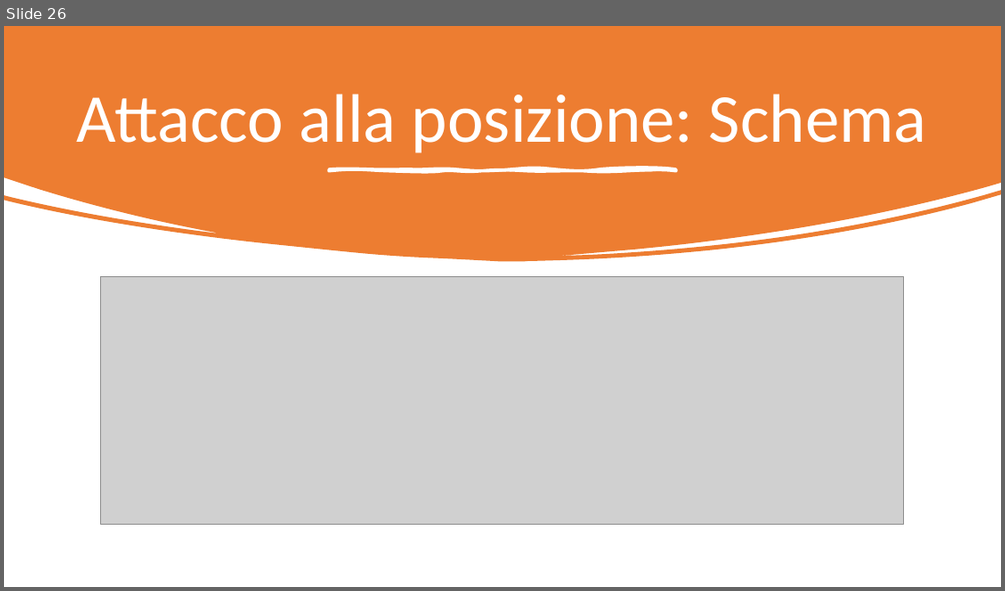
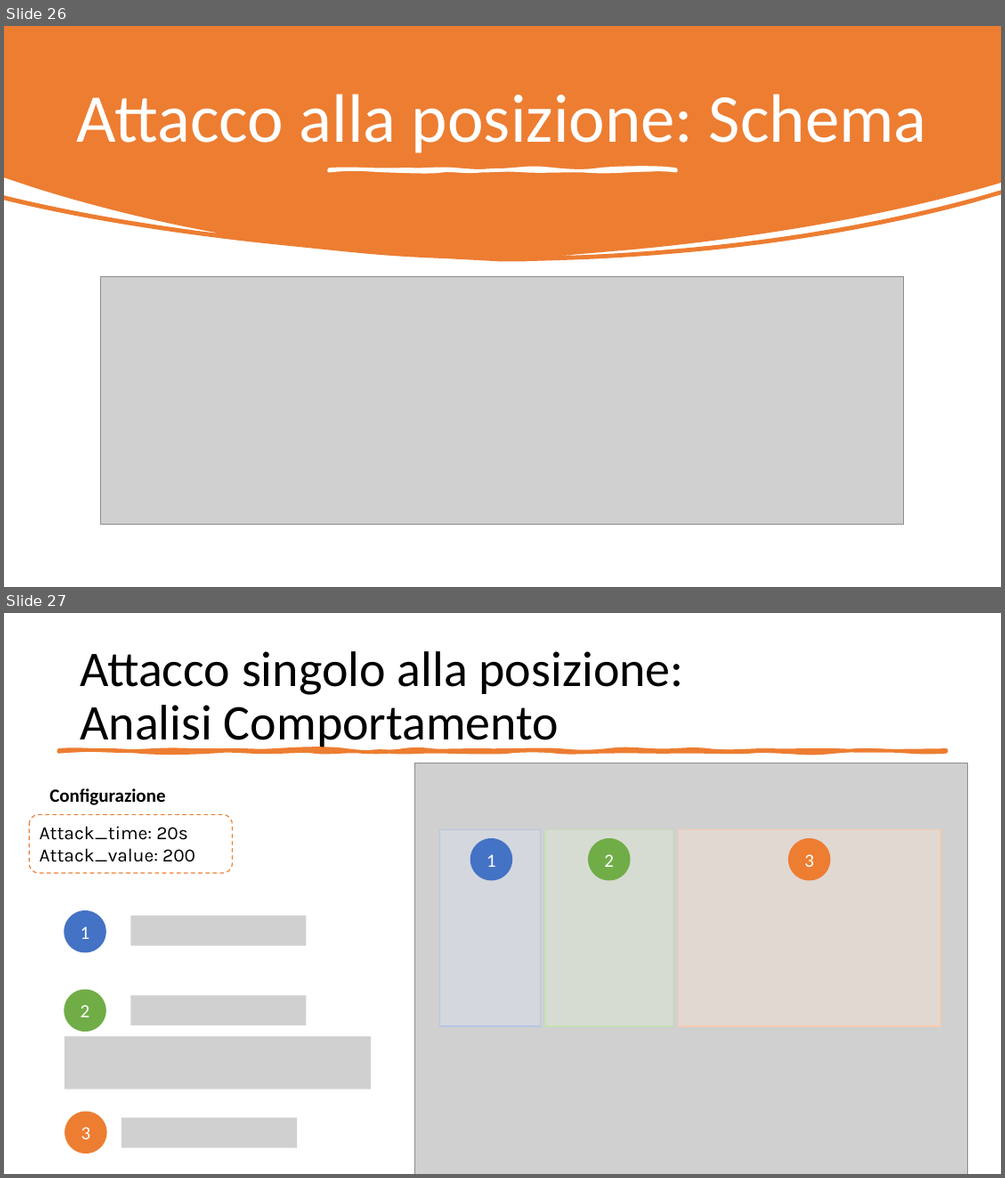
Before and after one commit to gerti98/FormalMethodsProject, a slide deck: Leading Car – Following Car.pptx. Shown one above the other, each under a label of ours: slide 26 before the commit, slides 26 and 27 after it. The pictures are 1005x591 and 1005x1178 pixels, drawn with LibreOffice and Linux fonts; fonts in the diff are those of the drawing; grey boxes stand for pictures. Boxes give left, top, right and bottom in pixels: in the first picture for what was removed or moved away, otherwise in the second. Text is boxed around its words. In the diff, an @@ line names an element or a change of style, - is before the commit and + after.

```diff
--- a/Leading Car – Following Car.pptx
+++ b/Leading Car – Following Car.pptx
@@ slide 27 added at (4, 613, 1001, 1174), background #FFFFFF @@
@@ title added at (80, 651, 684, 751), 48 pt, text #000000 @@
+Attacco singolo alla posizione:
+Analisi Comportamento
@@ freeform shape added at (58, 750, 947, 751), fill #ED7D31, outline #ED7D31 3.25 pt @@
@@ picture added at (414, 763, 967, 1174) @@
@@ text added at (49, 788, 165, 805), 18 pt, text #000000, bold @@
+Configurazione
@@ rounded rectangle added at (30, 815, 233, 873), outline #ED7D31 1 pt dashed, 18 pt, text #000000 @@
+Attack_time: 20s
+Attack_value: 200
@@ rectangle added at (439, 830, 540, 1027), fill #DAE3F3 at 40% opacity, outline #B4C7E7 1 pt @@
@@ ellipse added at (470, 839, 512, 880), fill #4472C4, outline #4472C4 1 pt, 18 pt, text #FFFFFF @@
+1
@@ rectangle added at (545, 830, 673, 1027), fill #E2F0D9 at 40% opacity, outline #C5E0B4 1 pt @@
@@ ellipse added at (589, 839, 630, 880), fill #70AD47, outline #70AD47 1 pt, 18 pt, text #FFFFFF @@
+2
@@ rectangle added at (679, 830, 941, 1027), fill #FBE5D6 at 40% opacity, outline #F8CBAD 1 pt @@
@@ ellipse added at (788, 839, 830, 880), fill #ED7D31, outline #ED7D31 1 pt, 18 pt, text #FFFFFF @@
+3
@@ ellipse added at (65, 910, 105, 952), fill #4472C4, outline #4472C4 1 pt, 18 pt, text #FFFFFF @@
+1
@@ picture added at (130, 915, 306, 945) @@
@@ ellipse added at (65, 989, 105, 1031), fill #70AD47, outline #70AD47 1 pt, 18 pt, text #FFFFFF @@
+2
@@ picture added at (130, 995, 306, 1025) @@
@@ picture added at (65, 1037, 372, 1089) @@
@@ ellipse added at (65, 1111, 106, 1153), fill #ED7D31, outline #ED7D31 1 pt, 18 pt, text #FFFFFF @@
+3
@@ picture added at (121, 1118, 297, 1148) @@
```
Also in this commit, not shown: 5 slides changed, 2 other slides added, 2 slides removed, 6 other files.
